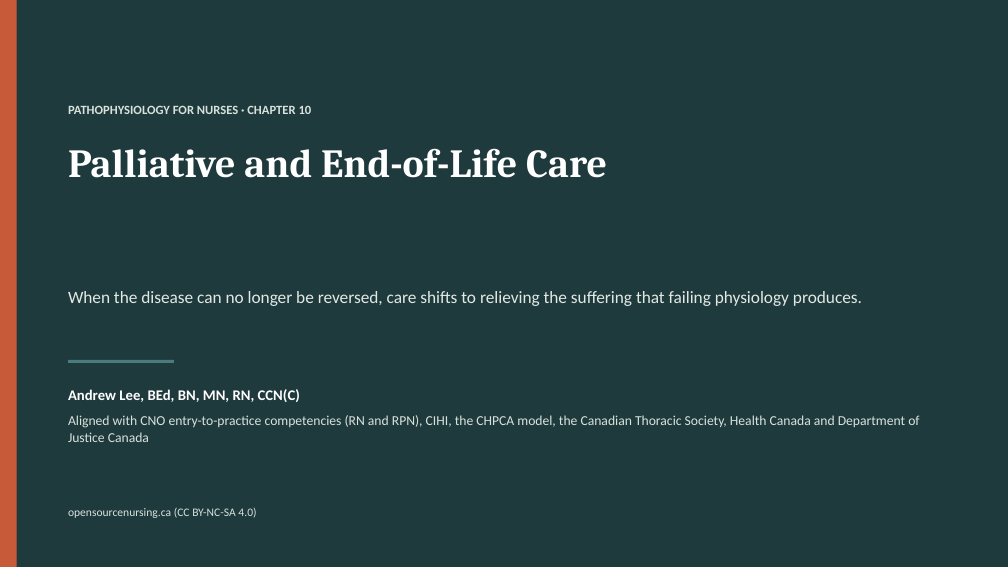
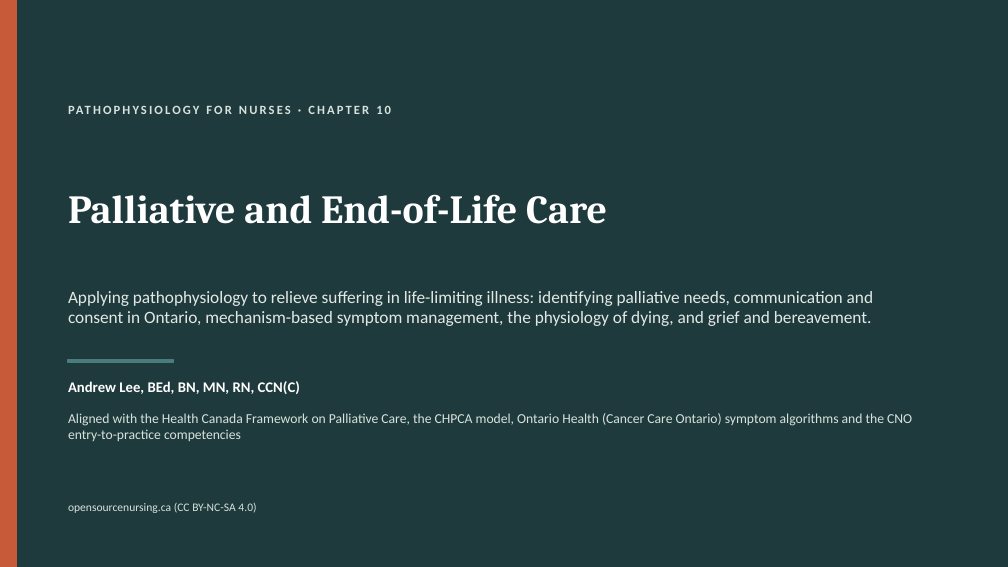
Before and after one commit to andrewleenl/opensourcenursing, a slide deck: slide 1 of Ch10_Palliative_and_End_of_Life_Care_Lecture_Presentation.pptx. Drawn at 1008x567 pixels with LibreOffice and Linux fonts; fonts in the diff are those of the drawing. Boxes give left, top, right and bottom in pixels: in the first picture for what was removed or moved away, otherwise in the second. Text is boxed around its words. In the diff, an @@ line names an element or a change of style, - is before the commit and + after.

```diff
--- a/Ch10_Palliative_and_End_of_Life_Care_Lecture_Presentation.pptx
+++ b/Ch10_Palliative_and_End_of_Life_Care_Lecture_Presentation.pptx
@@ text "PATHOPHYSIOLOGY FOR NURSES · CHAPTER ..." at box(68, 102, 900, 129): letter spacing 0 to 2 pt; less space between paragraphs @@
@@ text "Palliative and End-of-Life Care" at box(68, 194, 607, 224): vertical alignment top to middle @@
@@ text at box(68, 291, 873, 326): text changed @@
-When the disease can no longer be reversed, care shifts to relieving the suffering that failing physiology produces.
+Applying pathophysiology to relieve suffering in life-limiting illness: identifying palliative needs, communication and consent in Ontario, mechanism-based symptom management, the physiology of dying, and grief and bereavement.
@@ text "Andrew Lee, BEd, BN, MN, ..." at box(68, 381, 300, 394): vertical alignment middle to top @@
@@ text at box(68, 413, 912, 441): text changed @@
-Aligned with CNO entry-to-practice competencies (RN and RPN), CIHI, the CHPCA model, the Canadian Thoracic Society, Health Canada and Department of Justice Canada
+Aligned with the Health Canada Framework on Palliative Care, the CHPCA model, Ontario Health (Cancer Care Ontario) symptom algorithms and the CNO entry-to-practice competencies
@@ text "opensourcenursing.ca (CC BY-NC-SA 4.0)" at box(68, 503, 256, 513): vertical alignment middle to top @@
```
Also in this commit, not shown: 4 other slides changed, 45 slides added, 57 slides removed, 7 other files.
